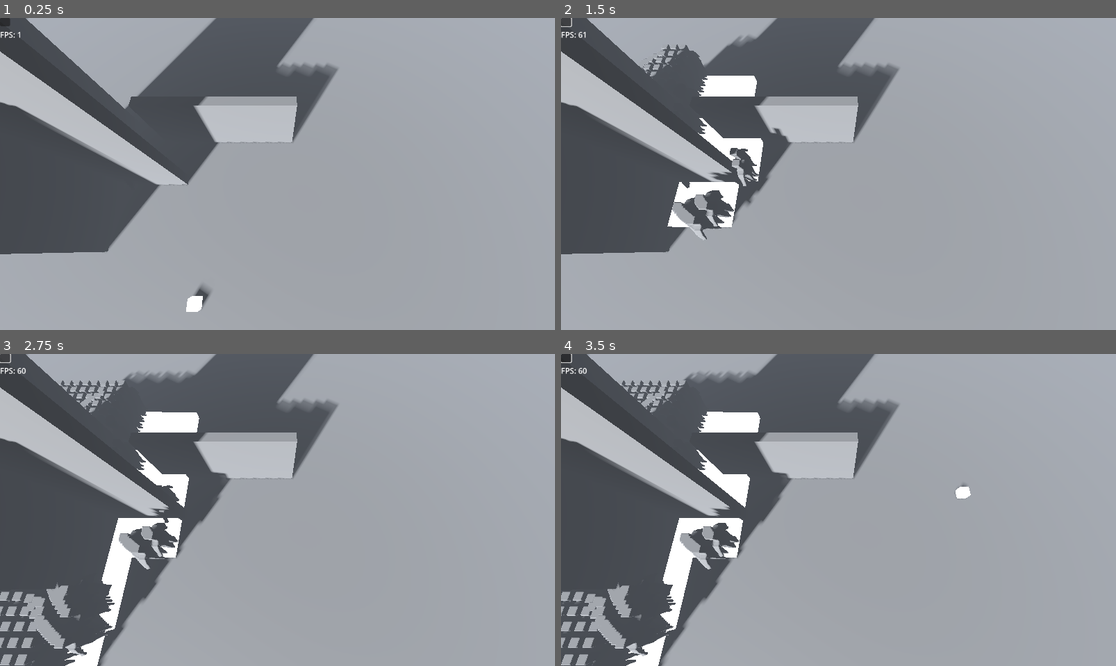
Above: before the commit, frames 1-4 (two rows, left to right).
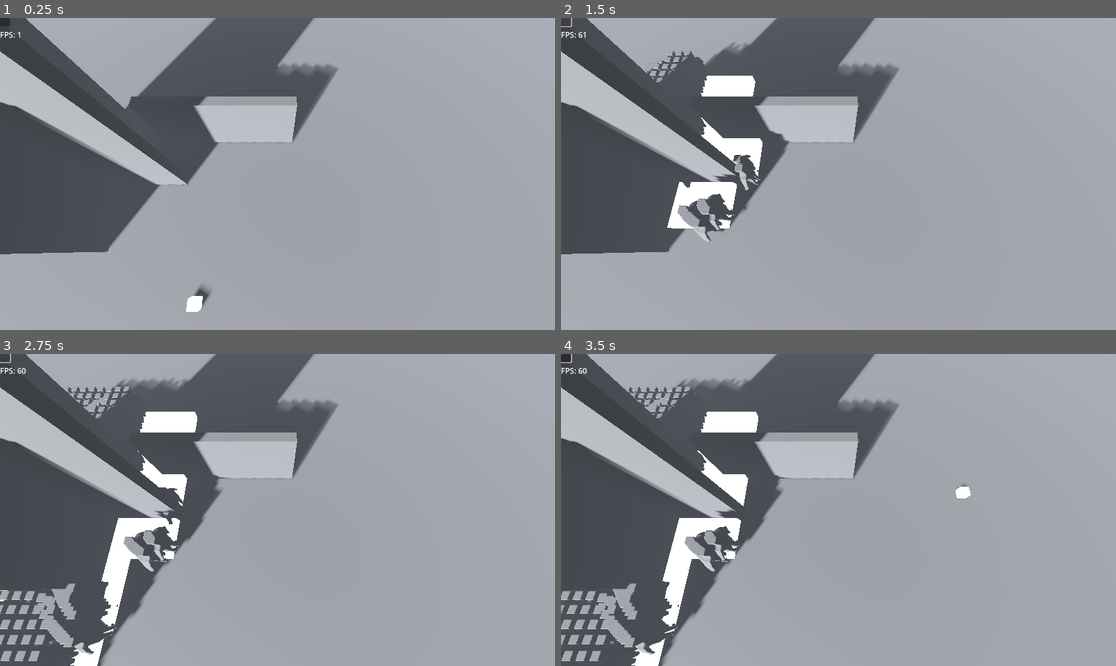
Above: after the commit, the same moments.

Repository: Miurg/Godot-Group-Pathfinding-for-RTS
Game: Godot game, scene res://MainGame.tscn
The game is run twice, just before and just after one commit, with the same random seed, the same clock (stepped at 60 frames per second) and the same inputs.
Inputs (mouse positions are in pixels of both pictures, inside the frame that each line leads up to):
- Up to frame 1 (0.25 s): no input
- Up to frame 2 (1.5 s): click (566, 21) at 0.5 s; click (566, 21) at 1.25 s
- Up to frame 3 (2.75 s): click (5, 357) at 2 s
- Up to frame 4 (3.5 s): move the mouse to (960, 494) at 2.77 s; click (960, 494) at 2.92 s

The runs differ from the first frame. In frame 2, 1.6% of the frame differs, in the area x 14-42%, y 5-72%; in frame 3, 3.7%, in the area x 0-42%, y 5-100%; in frame 4, 3.6%.

Commit message:
Strange height in map

Diff:
--- a/Scripts/mapAndPath.gd
+++ b/Scripts/mapAndPath.gd
@@ -79,7 +79,7 @@
 			var chunk_navmesh: NavigationMesh = NavigationMesh.new()
 			chunk_navmesh.geometry_parsed_geometry_type = NavigationMesh.PARSED_GEOMETRY_STATIC_COLLIDERS
 			chunk_navmesh.cell_size = cell_size
-			chunk_navmesh.cell_height = cell_size
+			chunk_navmesh.cell_height = 0.1
 			chunk_navmesh.filter_baking_aabb = baking_bounds
 			chunk_navmesh.border_size = p_chunk_size
 			chunk_navmesh.agent_radius = p_agent_radius
@@ -138,7 +138,6 @@
 
 
 func getPath(startPoint, finalPoint):
-	print_debug("rtr")
 	var map: RID = get_world_3d().navigation_map
 	var path = ramer_douglas_peucker(NavigationServer3D.map_get_path(map,startPoint,finalPoint,true),ramerDouglasPeuckerValue)
 	return path
